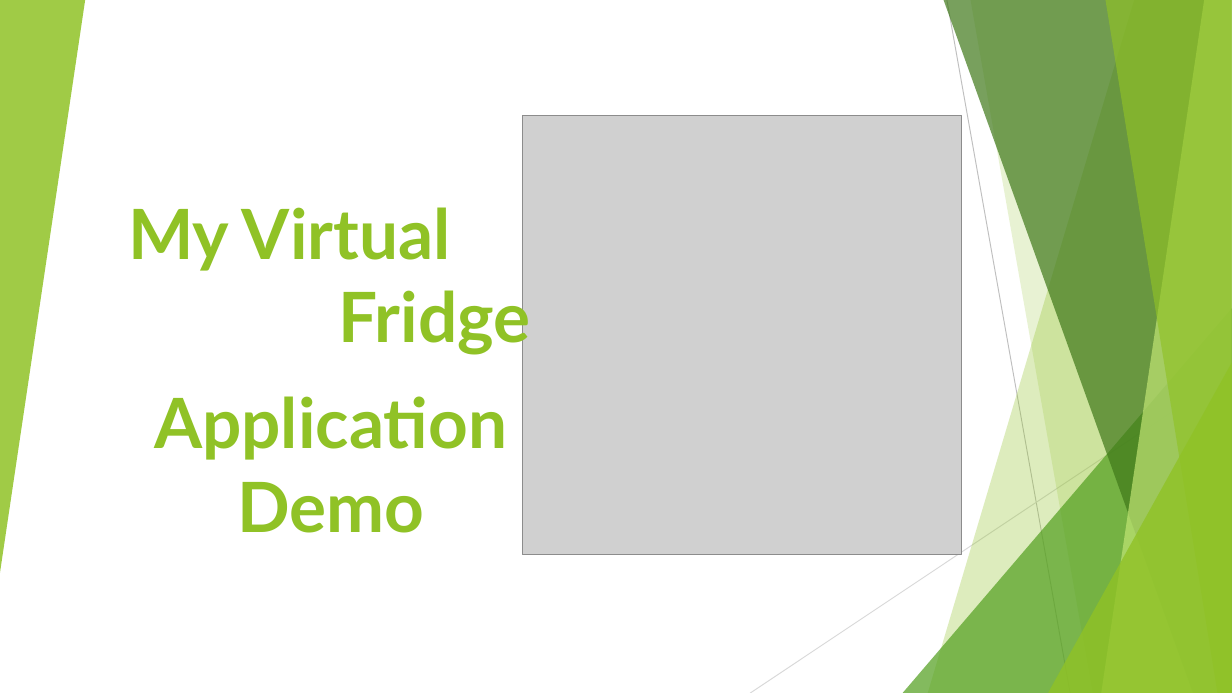
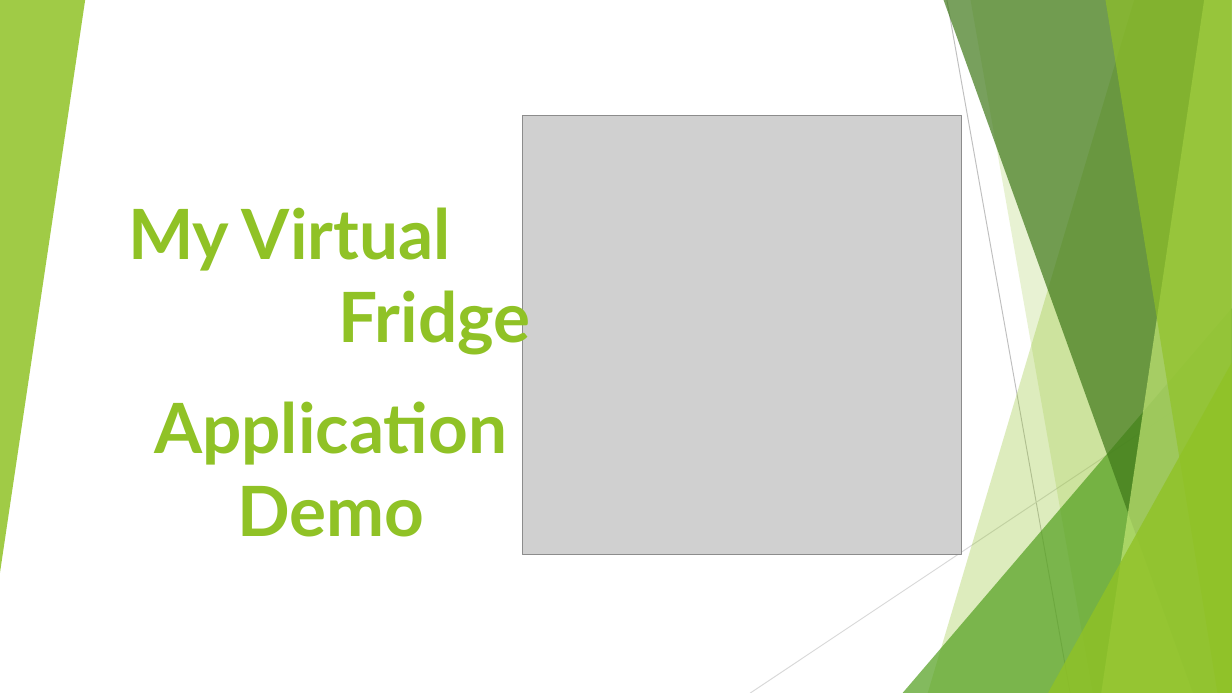
Before and after one commit to AustinBCIT/MVF, a slide deck: slide 10 of Presentation Slides/Monday May 15 Presentation Slides.pptx. Drawn at 1232x693 pixels with LibreOffice and Linux fonts; fonts in the diff are those of the drawing; grey boxes stand for pictures. Boxes give left, top, right and bottom in pixels: in the first picture for what was removed or moved away, otherwise in the second. Text is boxed around its words. In the diff, an @@ line names an element or a change of style, - is before the commit and + after.

Commit message:
Updated the slides

```diff
--- a/Presentation Slides/Monday May 15 Presentation Slides.pptx
+++ b/Presentation Slides/Monday May 15 Presentation Slides.pptx
@@ title "Application Demo": place and size @@
-title "Application Demo" at box(154, 396, 507, 533)
+title "Application Demo" at box(154, 401, 507, 537)
```
Also in this commit, not shown: 1 other slide changed.
